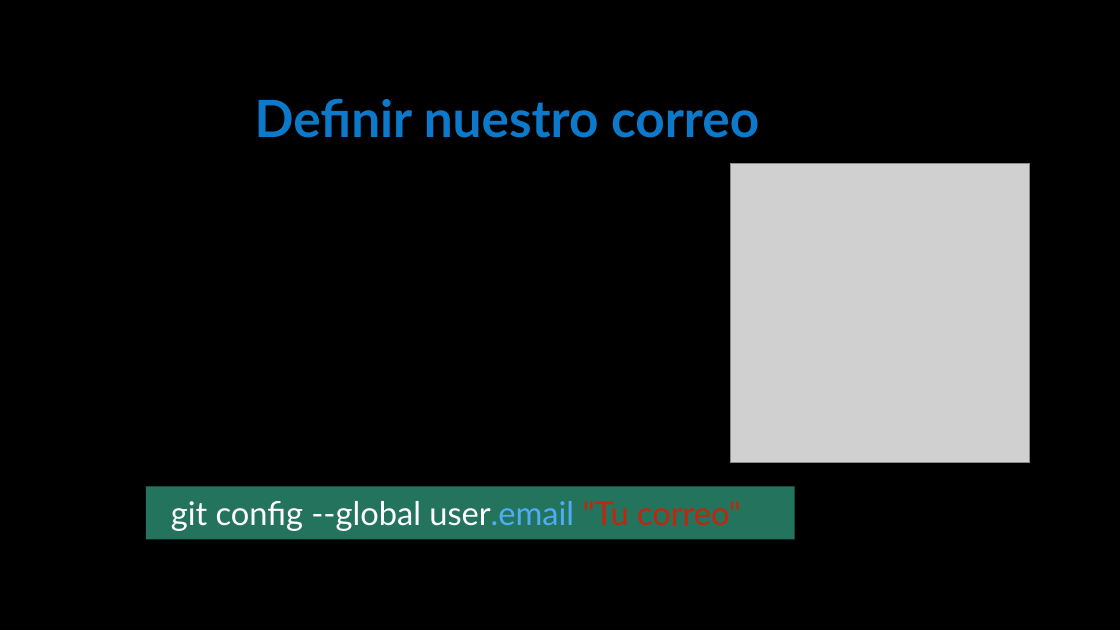
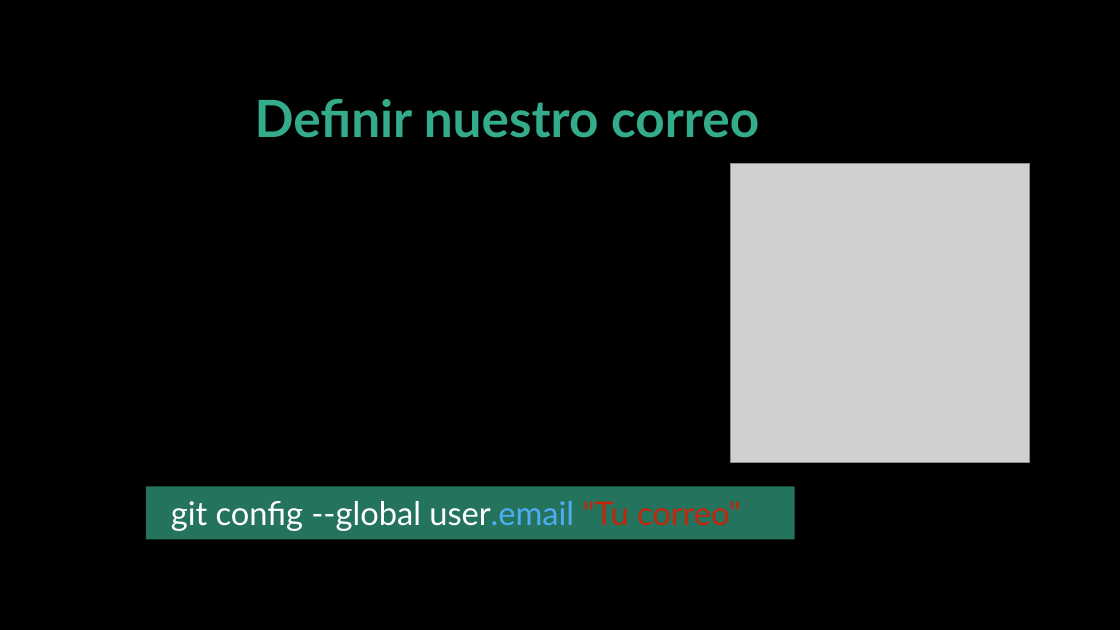
Before and after one commit to Informatica-UNASUR/LaboratorioGit, a slide deck: slide 20 of Git_Laboratorio.pptx. Drawn at 1120x630 pixels with LibreOffice and Linux fonts; fonts in the diff are those of the drawing; grey boxes stand for pictures; background and template pictures are left out. Boxes give left, top, right and bottom in pixels: in the first picture for what was removed or moved away, otherwise in the second. Text is boxed around its words. In the diff, an @@ line names an element or a change of style, - is before the commit and + after.

```diff
--- a/Git_Laboratorio.pptx
+++ b/Git_Laboratorio.pptx
@@ text "Definir nuestro correo" at box(255, 99, 759, 138): text colour #0D79CA to #34AC8B @@
```
Also in this commit, not shown: 6 other slides changed, 1 other file.
